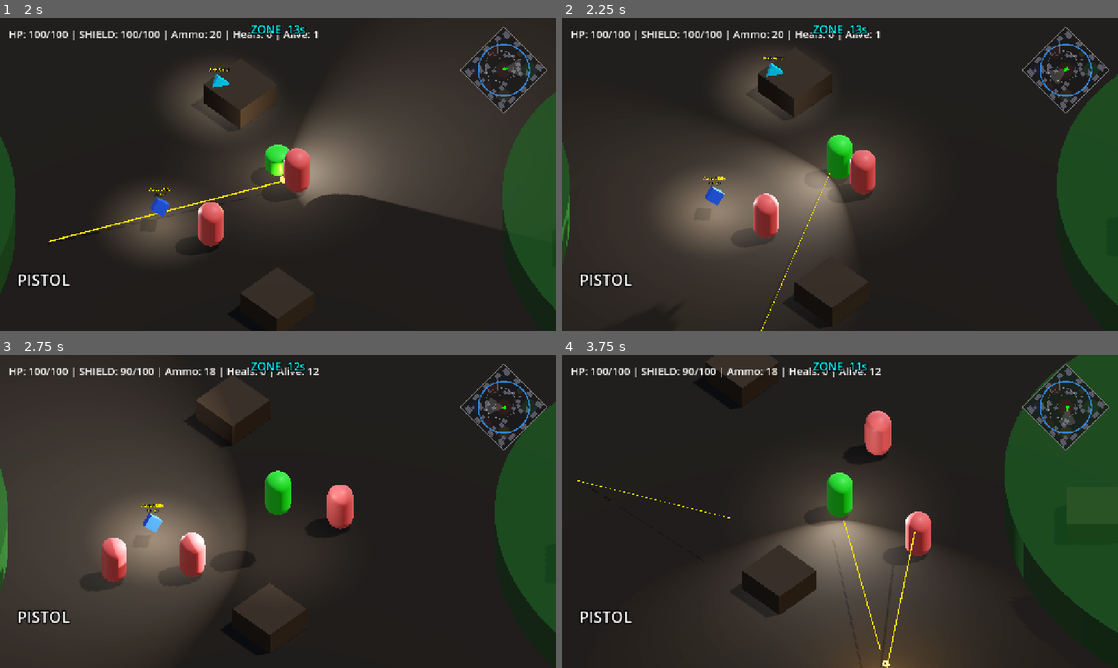
Above: before the commit, frames 1-4 (two rows, left to right).
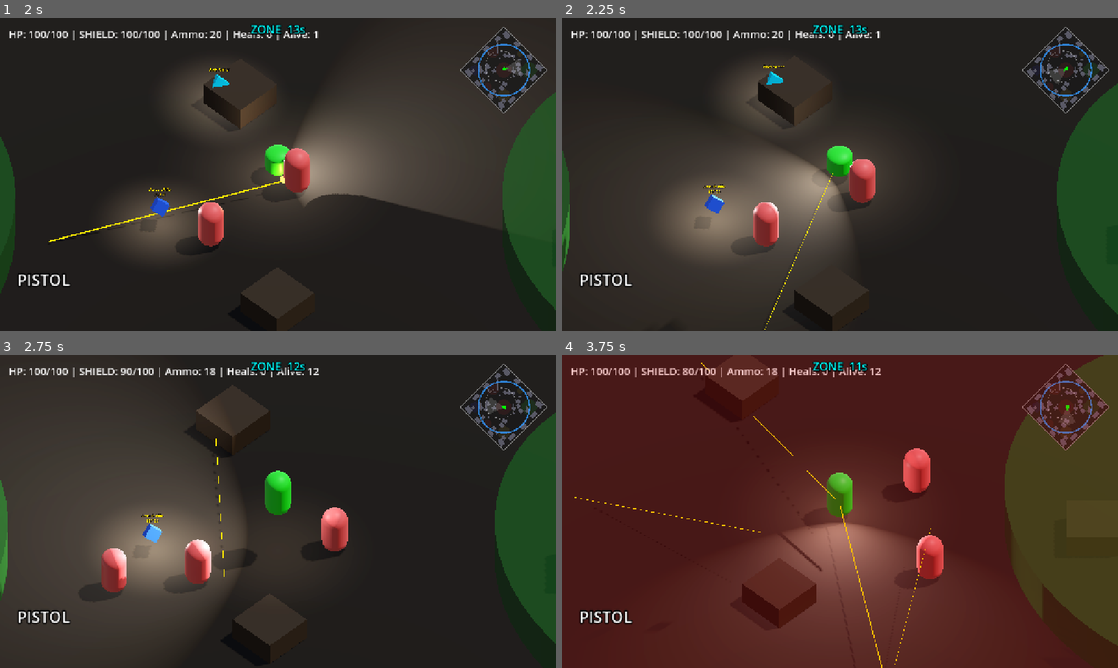
Above: after the commit, the same moments.

Repository: Kyulhee/battle-capsule
Game: Godot game, scene res://src/Main.tscn
Same seed, same stepped clock (60 frames per second), same inputs: the game is played once before the commit and once after it.
Inputs (mouse positions are in pixels of both pictures, inside the frame that each line leads up to):
- Up to frame 1 (2 s): click "START MATCH" at 0.5 s; tap Enter at 1.25 s; move the mouse to (400, 158) at 1.27 s; hold D (ui_right) from 1.28 s (still down); hold C from 1.28 s (still down); click (400, 158) at 1.42 s; tap Space at 1.52 s
- Up to frame 2 (2.25 s): move the mouse to (728, 190) at 2.02 s; release D (ui_right) at 2.03 s; release C at 2.03 s; hold S (ui_down) from 2.03 s (still down); click (728, 190) at 2.1 s
- Up to frame 3 (2.75 s): keep holding S (ui_down); tap Space at 2.27 s; tap C at 2.3 s
- Up to frame 4 (3.75 s): move the mouse to (895, 442) at 2.77 s; release S (ui_down) at 2.78 s; hold D (ui_right) 2.78-3.53 s; hold C 2.78-3.53 s; tap Q (heal) at 2.85 s; move the mouse to (812, 574) at 3.52 s; hold W (ui_up) from 3.53 s (still down); tap C at 3.6 s; click (812, 574) at 3.67 s

Frame 1 is identical in both runs. In frame 2, 3.3% of the frame differs, in the area x 0-100%, y 12-100%; in frame 3, 4.2%; in frame 4, 95%, in the area x 0-100%, y 0-100%.

Commit message:
fix: crouch toggle on C press instead of hold

Diff:
--- a/src/entities/player/Player.gd
+++ b/src/entities/player/Player.gd
@@ -70,6 +70,10 @@
 		ray_cast.collision_mask = 2 | 8
 	_on_health_changed(current_health, stats.max_health)
 
+func _input(event):
+	if event is InputEventKey and event.keycode == KEY_C and event.pressed and not event.echo:
+		is_crouching = not is_crouching
+
 func reveal(duration: float = 2.0):
 	super.reveal(duration)
 	if has_node("/root/Telemetry"):
@@ -94,7 +98,6 @@
 	if is_dead: return
 	if fire_cooldown > 0: fire_cooldown -= delta
 	handle_aiming(delta)
-	is_crouching = Input.is_key_pressed(KEY_C)
 	var effective_speed = stats.move_speed * (0.45 if is_crouching else 1.0)
 
 	var input_dir = Input.get_vector("ui_left", "ui_right", "ui_up", "ui_down")
